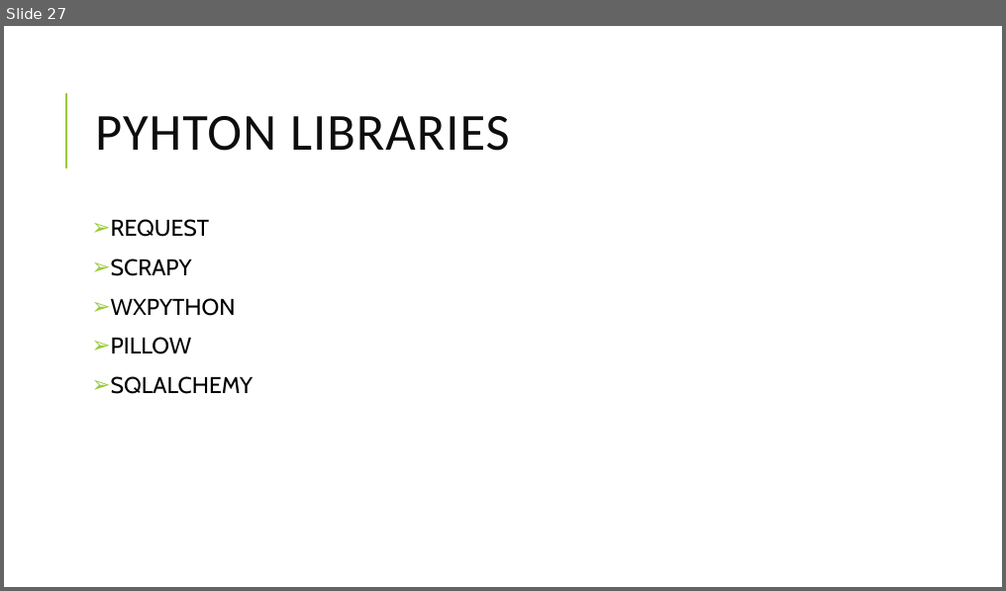
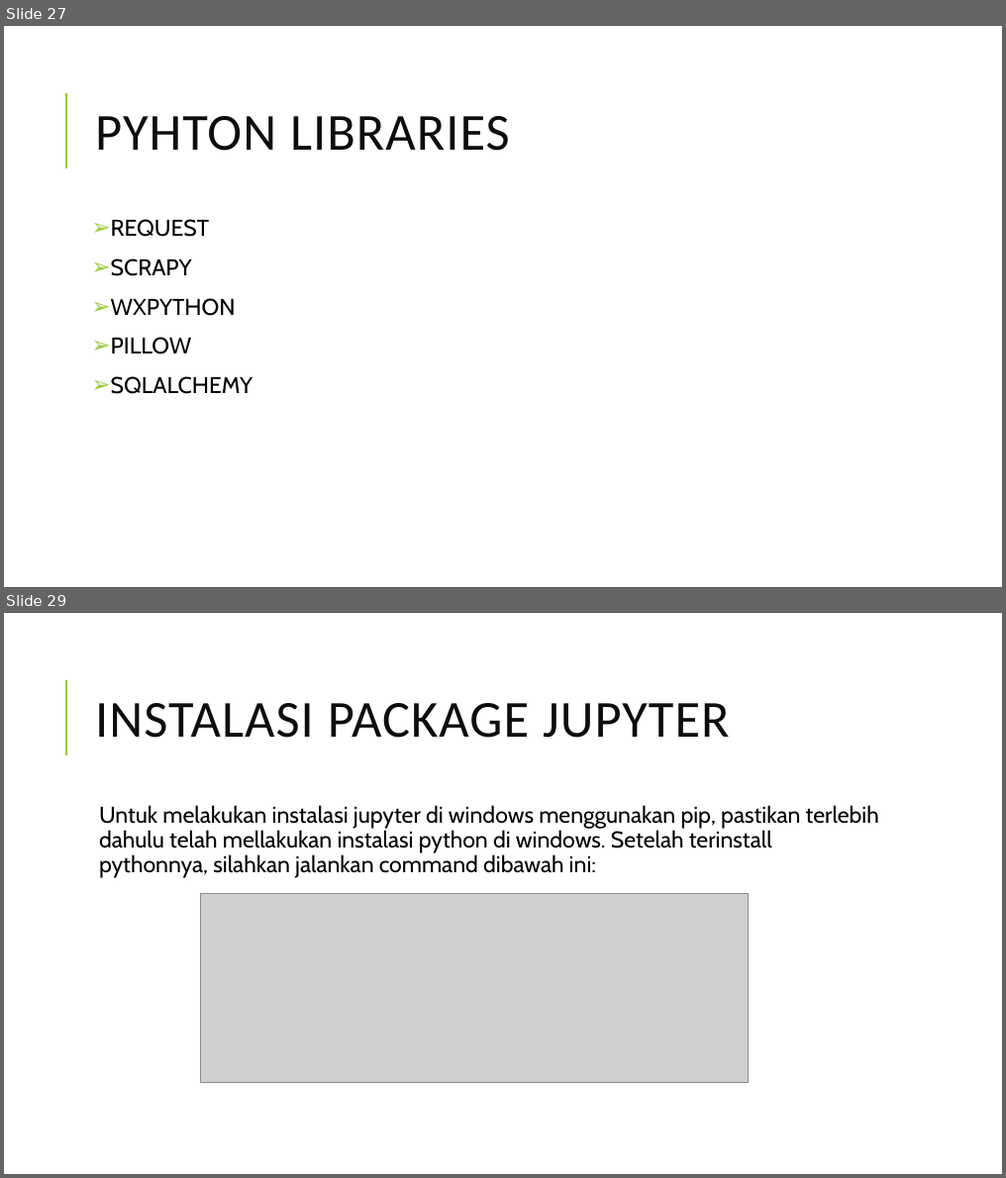
Before and after one commit to bintangdwi/PengantarDeepLearning, a slide deck: Tugas1/pengenalan phyton.pptx. Shown one above the other, each under a label of ours: slide 27 before the commit, slides 27 and 29 after it; the slides between them are not shown. The pictures are 1006x591 and 1006x1178 pixels, drawn with LibreOffice and Linux fonts; fonts in the diff are those of the drawing; grey boxes stand for pictures. Boxes give left, top, right and bottom in pixels: in the first picture for what was removed or moved away, otherwise in the second. Text is boxed around its words. In the diff, an @@ line names an element or a change of style, - is before the commit and + after.

Commit message:
Penambahan Materi
install jupyter dan seaborn

```diff
--- a/Tugas1/pengenalan phyton.pptx
+++ b/Tugas1/pengenalan phyton.pptx
@@ slide 29 added at [4,613,1002,1174], background #FFFFFF; not listed: 1 template element that a slide beside it also shows @@
@@ title added at [95,703,730,738], 50 pt, text #0D0D0D @@
+INSTALASI PACKAGE JUPYTER
@@ text added at [99,805,879,878], 22 pt, text #000000 @@
+  Untuk melakukan instalasi jupyter di windows menggunakan pip, pastikan terlebih dahulu telah mellakukan instalasi python di windows. Setelah terinstall pythonnya, silahkan jalankan command dibawah ini:
@@ picture added at [201,894,748,1083] @@
```
Also in this commit, not shown: 1 slide changed, 2 other slides added, 1 other file.
